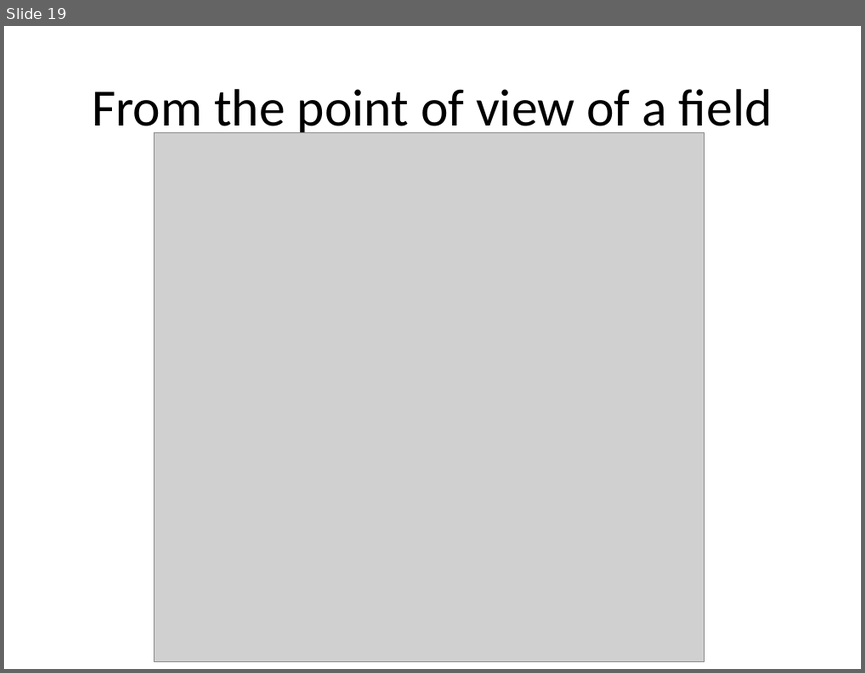
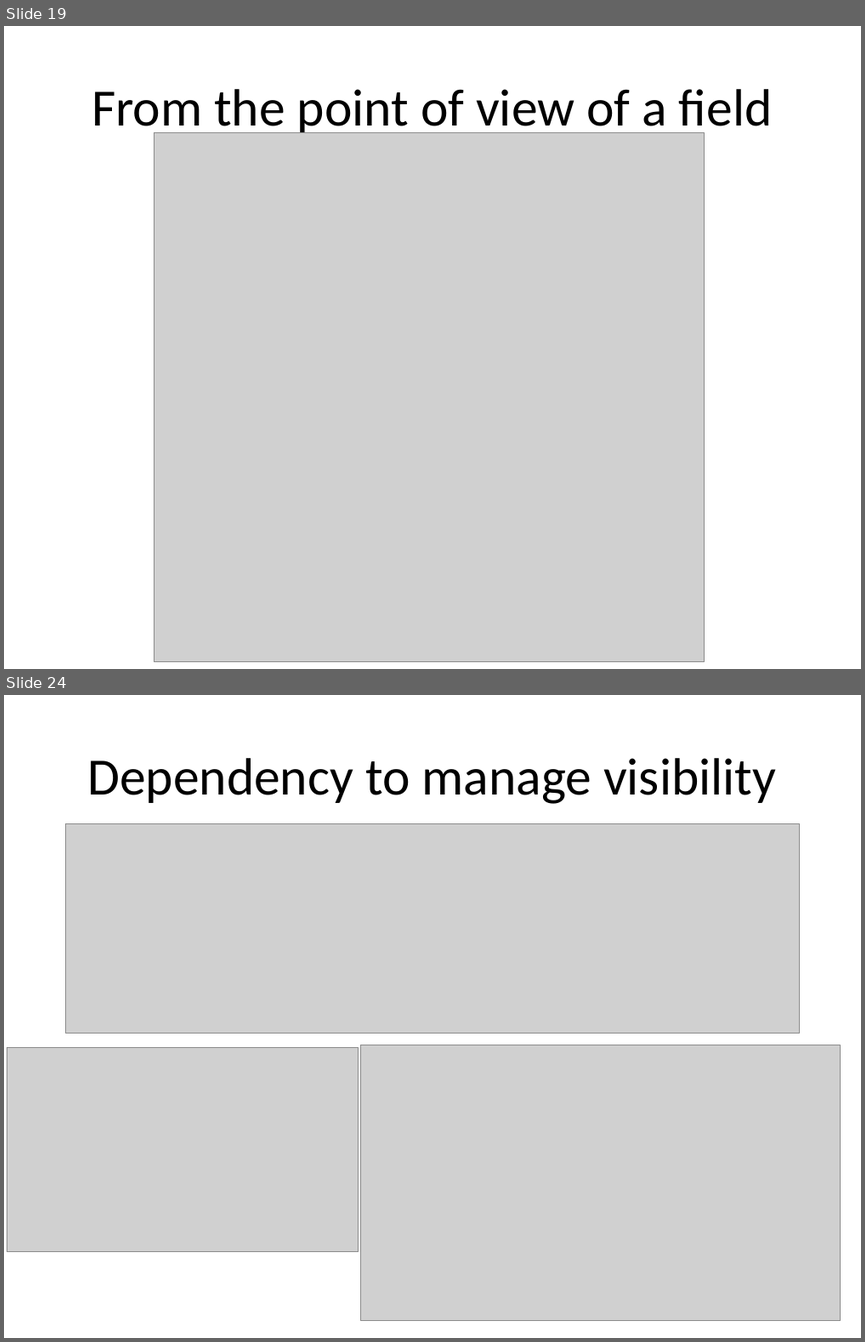
Before and after one commit to lesfurets/mdl4ui, a slide deck: mdl4ui-docs/mdl4ui_cg2013.pptx. Shown one above the other, each under a label of ours: slide 19 before the commit, slides 19 and 24 after it; the slides between them are not shown. The pictures are 865x673 and 865x1342 pixels, drawn with LibreOffice and Linux fonts; fonts in the diff are those of the drawing; grey boxes stand for pictures. Boxes give left, top, right and bottom in pixels: in the first picture for what was removed or moved away, otherwise in the second. Text is boxed around its words. In the diff, an @@ line names an element or a change of style, - is before the commit and + after.

Commit message:
MDL4UI presentation (to continue)
added dependency part of the prez

```diff
--- a/mdl4ui-docs/mdl4ui_cg2013.pptx
+++ b/mdl4ui-docs/mdl4ui_cg2013.pptx
@@ slide 24 added at (4,695,861,1338), background #FFFFFF @@
@@ title added at (87,758,776,804), 44 pt, text #000000 @@
+Dependency to manage visibility
@@ picture added at (66,823,800,1032) @@
@@ picture added at (7,1047,358,1251) @@
@@ picture added at (361,1044,840,1321) @@
```
Also in this commit, not shown: 9 other slides added, 22 other files.
